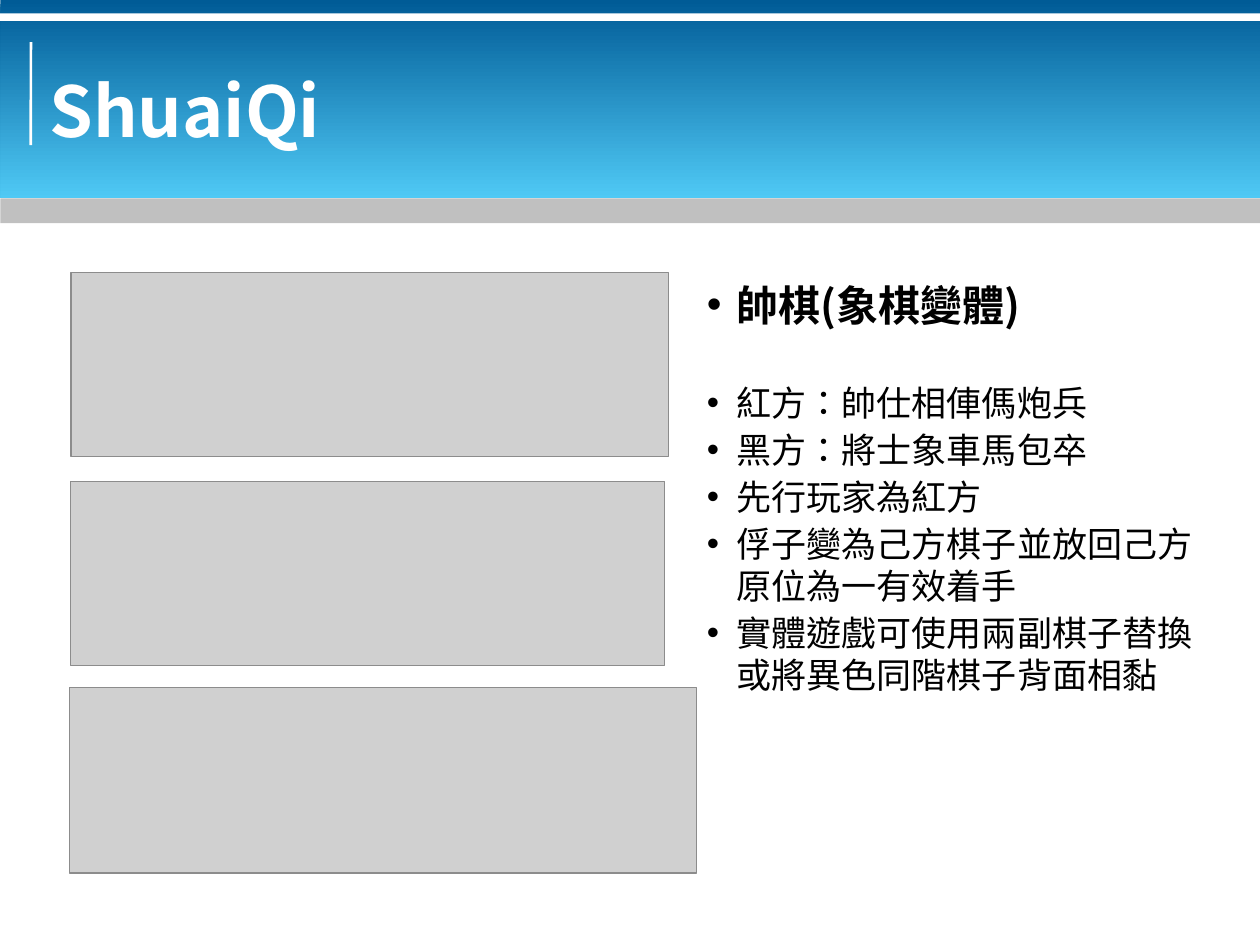
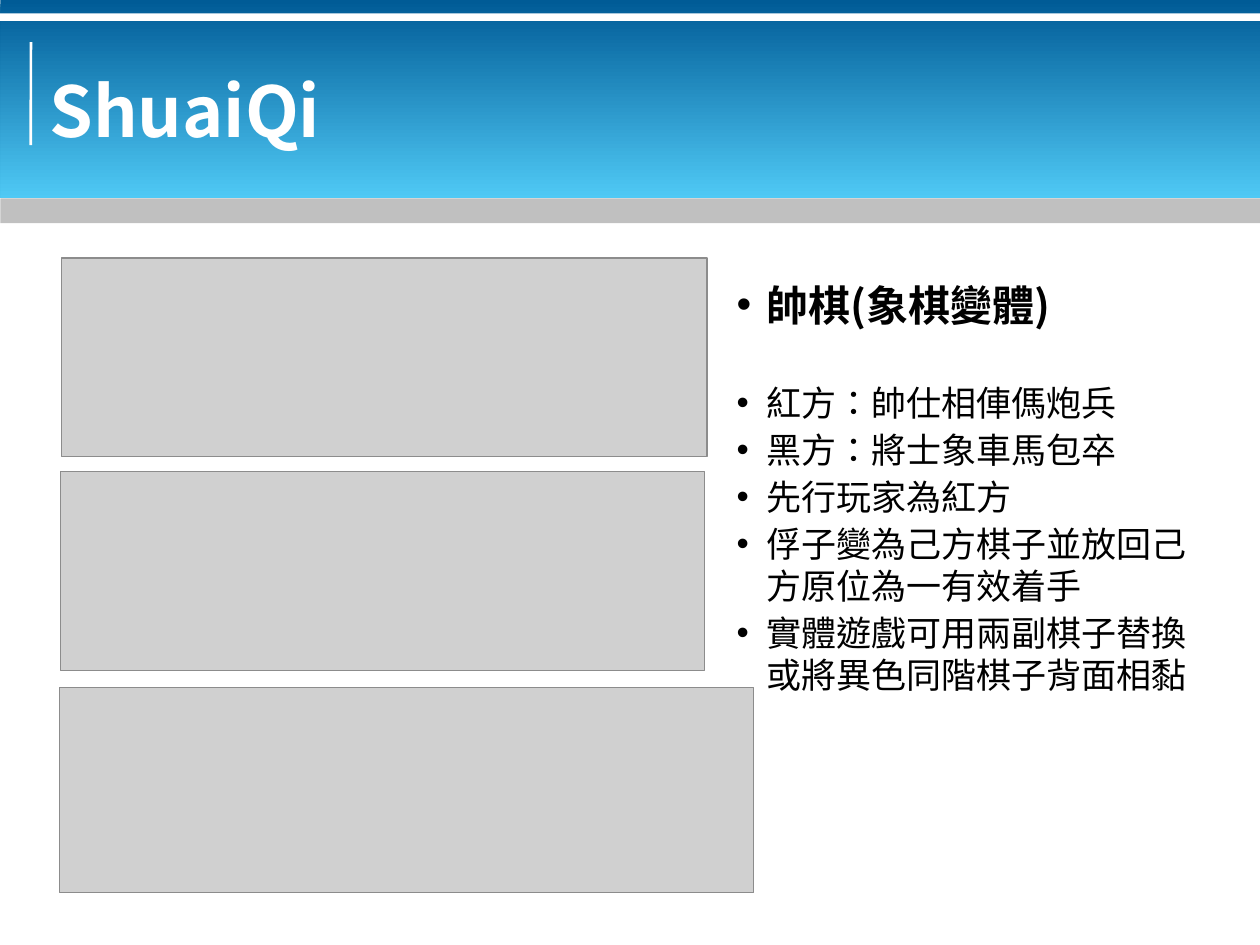
Before and after one commit to bluebat/.presentations, a slide deck: slide 11 of gamelets-arena-for-ai-players.odp. Drawn at 1260x945 pixels with LibreOffice and Linux fonts; fonts in the diff are those of the drawing; grey boxes stand for pictures; background and template pictures are left out. Boxes give left, top, right and bottom in pixels: in the first picture for what was removed or moved away, otherwise in the second. Text is boxed around its words. In the diff, an @@ line names an element or a change of style, - is before the commit and + after.

```diff
--- a/gamelets-arena-for-ai-players.odp
+++ b/gamelets-arena-for-ai-players.odp
@@ picture resized from (x1=71, y1=273, x2=668, y2=457) to (x1=62, y1=258, x2=708, y2=456) @@
@@ text "帥棋(象棋變體)" moved from (x1=737, y1=285, x2=1193, y2=691) to (x1=766, y1=285, x2=1187, y2=691) @@
@@ picture resized from (x1=71, y1=481, x2=665, y2=665) to (x1=60, y1=471, x2=704, y2=670) @@
@@ text at (x1=766, y1=616, x2=1187, y2=691): text changed @@
-• 實體遊戲可使用兩副棋子替換或將異色同階棋子背面相黏
+• 實體遊戲可用兩副棋子替換或將異色同階棋子背面相黏
@@ picture resized from (x1=69, y1=688, x2=697, y2=873) to (x1=59, y1=688, x2=753, y2=893) @@
```
Also in this commit, not shown: 2 other slides changed.
